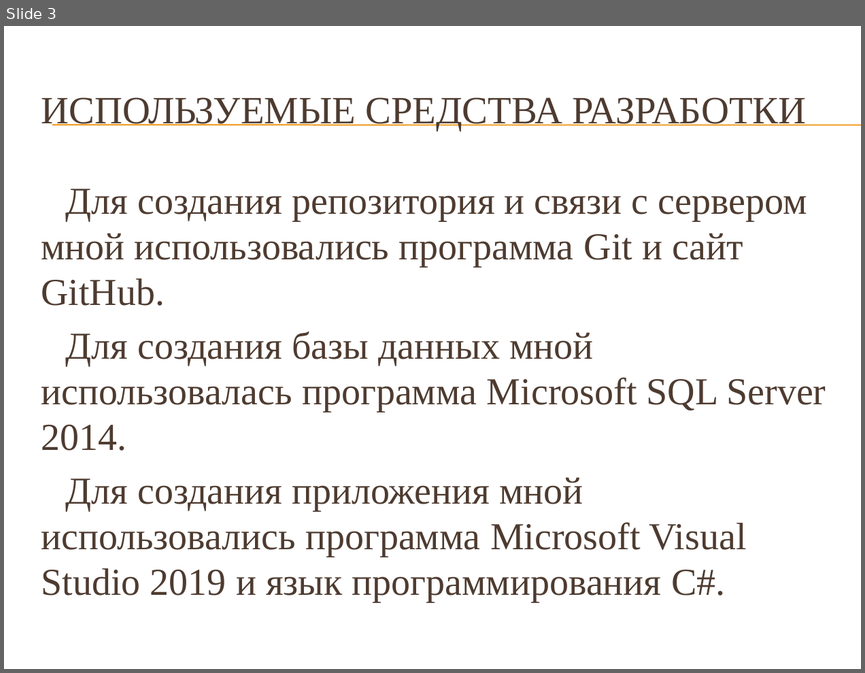
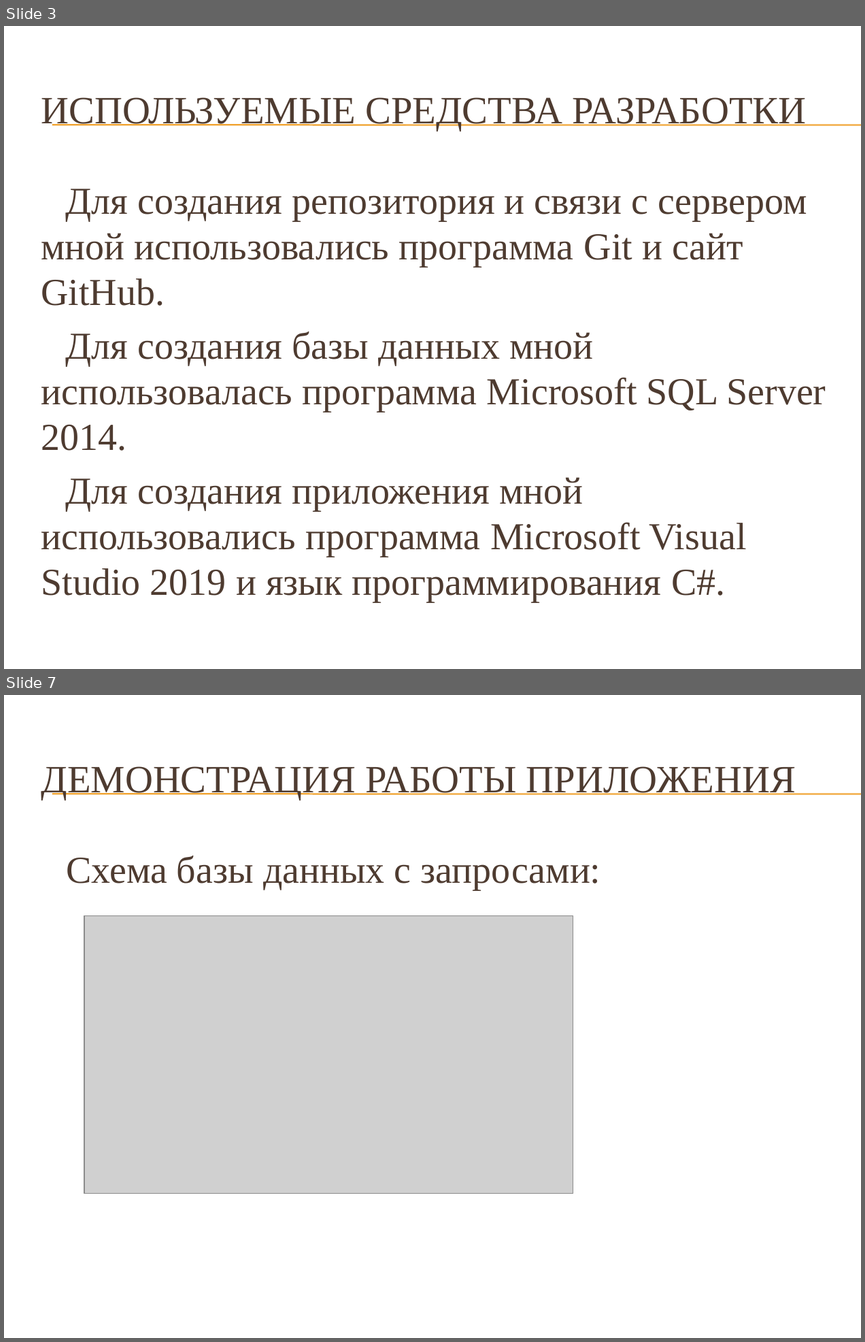
Before and after one commit to Krak12/Abilympics4, a slide deck: Abilympics4.pptx. Shown one above the other, each under a label of ours: slide 3 before the commit, slides 3 and 7 after it; the slides between them are not shown. The pictures are 865x673 and 865x1342 pixels, drawn with LibreOffice and Linux fonts; fonts in the diff are those of the drawing; grey boxes stand for pictures; background and template pictures are left out. Boxes give left, top, right and bottom in pixels: in the first picture for what was removed or moved away, otherwise in the second. Text is boxed around its words. In the diff, an @@ line names an element or a change of style, - is before the commit and + after.

```diff
--- a/Abilympics4.pptx
+++ b/Abilympics4.pptx
@@ slide 7 added at (x1=4, y1=695, x2=861, y2=1338), background picture (left out); not listed: 2 template elements that a slide beside it also shows @@
@@ title added at (x1=41, y1=766, x2=796, y2=800), 32.4 pt, text #4E3B30 @@
+ДЕМОНСТРАЦИЯ РАБОТЫ ПРИЛОЖЕНИЯ
@@ text added at (x1=66, y1=855, x2=601, y2=889), 32 pt, text #4E3B30 @@
+Схема базы данных с запросами:
@@ picture added at (x1=84, y1=916, x2=573, y2=1193) @@
```
Also in this commit, not shown: 2 slides changed, 12 other slides added, 13 slides removed.
